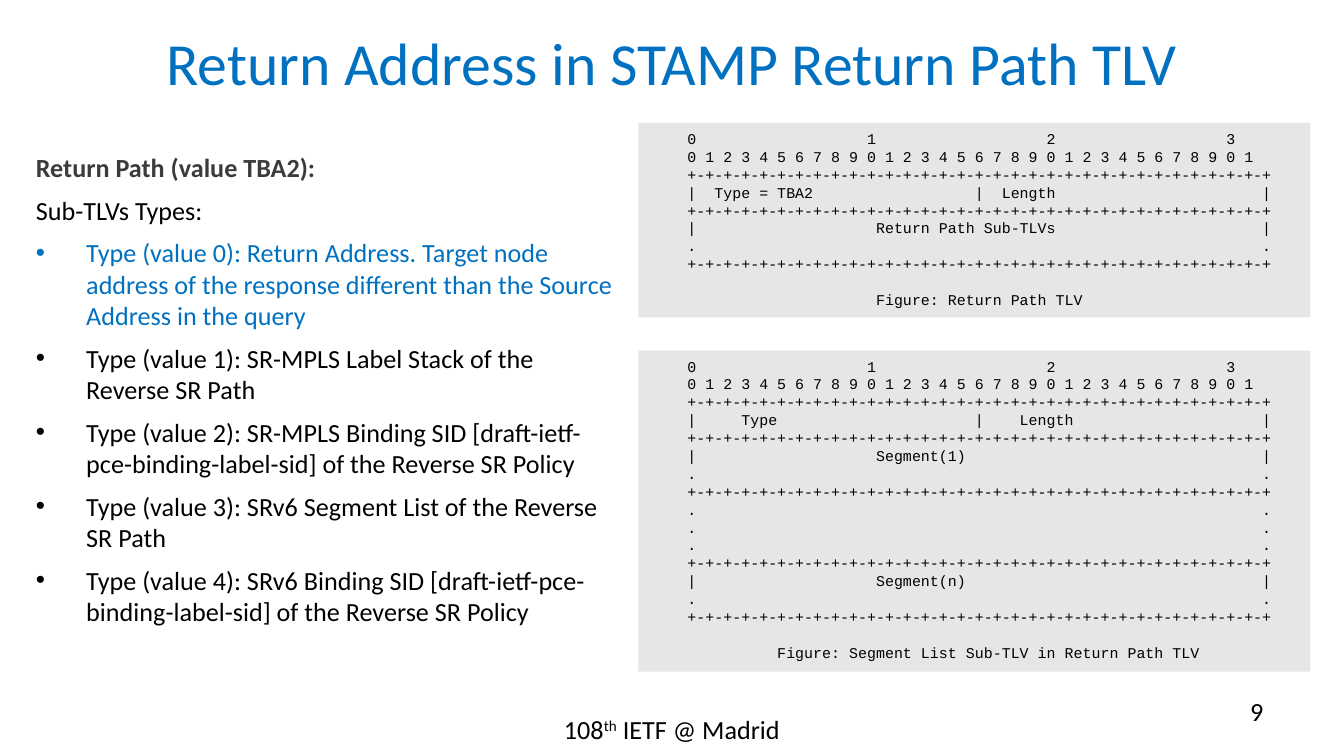
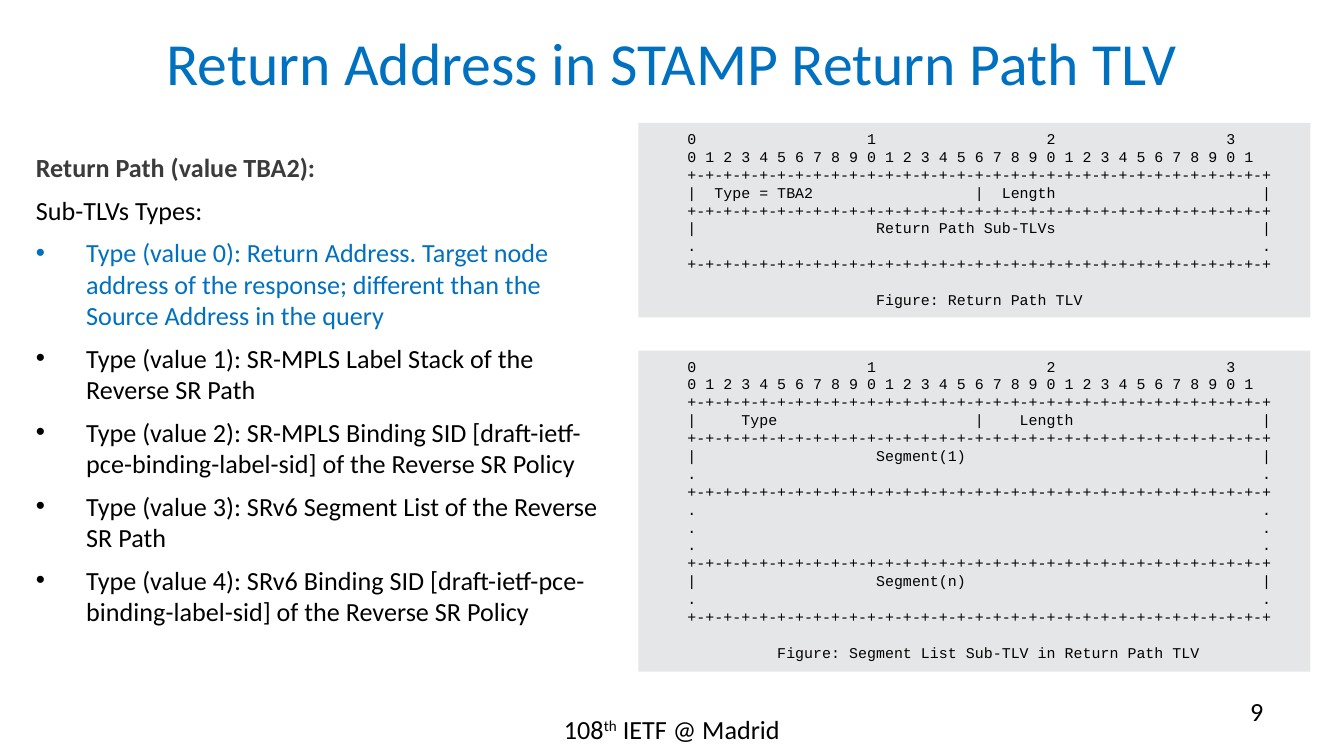
Before and after one commit to rakgandhi/ietf-slides, a slide deck: slide 9 of draft-gandhi-spring-stamp-srpm-01.pptx. Drawn at 1344x756 pixels with LibreOffice and Linux fonts; fonts in the diff are those of the drawing. Boxes give left, top, right and bottom in pixels: in the first picture for what was removed or moved away, otherwise in the second. Text is boxed around its words. In the diff, an @@ line names an element or a change of style, - is before the commit and + after.

```diff
--- a/draft-gandhi-spring-stamp-srpm-01.pptx
+++ b/draft-gandhi-spring-stamp-srpm-01.pptx
@@ text at bbox=[86, 243, 548, 330]: text changed @@
-• Type (value 0): Return Address. Target node address of the response different than the Source Address in the query
+• Type (value 0): Return Address. Target node address of the response; different than the Source Address in the query
```
Also in this commit, not shown: 3 other slides changed, 3 other files.
